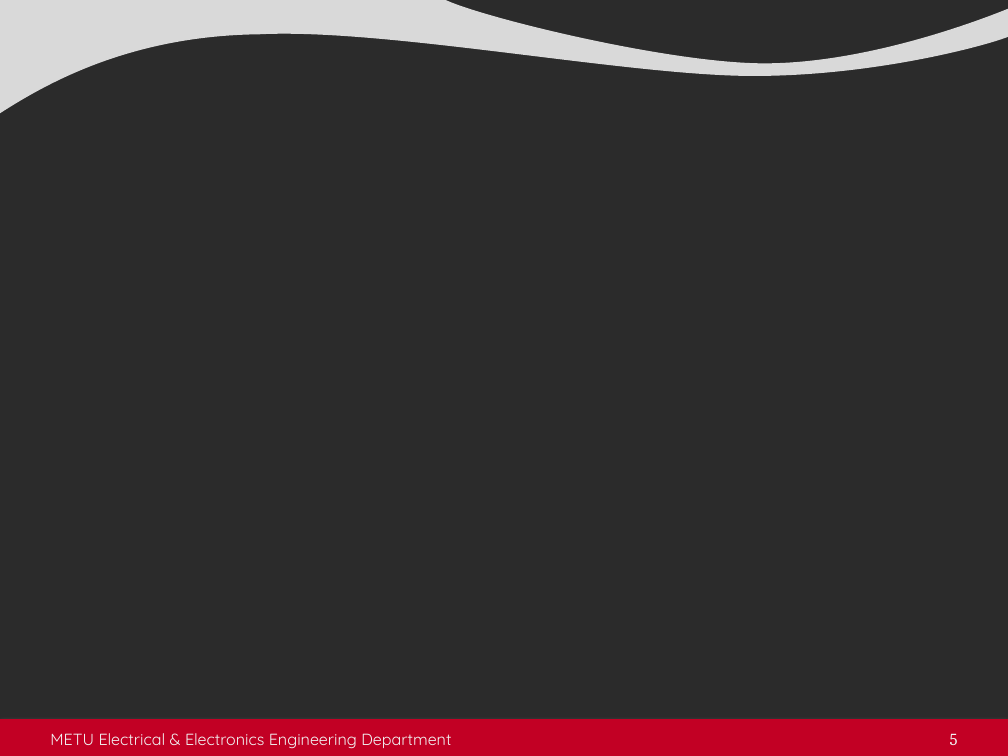
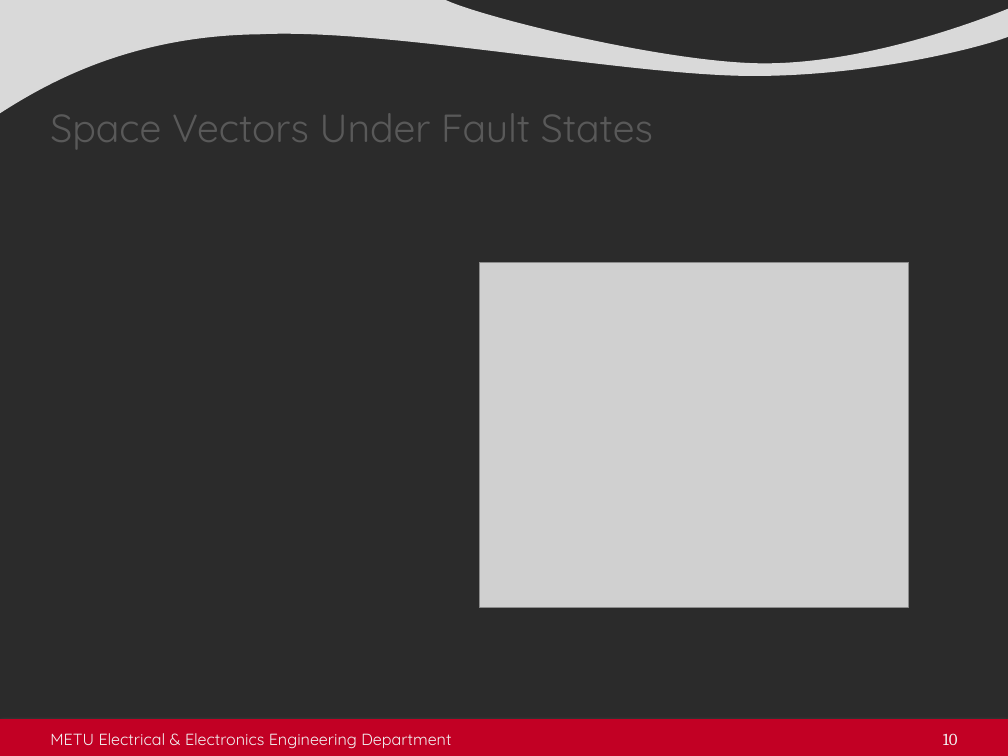
Before and after one commit to ahmetcan-akuz/Thesis, a slide deck: slide 10 of Seminar/metu_eee_seminar_presentation.pptx (slide 5 before the commit). Drawn at 1008x756 pixels with LibreOffice and Linux fonts; fonts in the diff are those of the drawing; grey boxes stand for pictures; background and template pictures are left out; a plain dark background stands for a picture behind light text. Boxes give left, top, right and bottom in pixels: in the first picture for what was removed or moved away, otherwise in the second. Text is boxed around its words. In the diff, an @@ line names an element or a change of style, - is before the commit and + after.

```diff
--- a/Seminar/metu_eee_seminar_presentation.pptx
+++ b/Seminar/metu_eee_seminar_presentation.pptx
@@ title added at <box>50,113,653,149</box>, 28 pt, text #595959 @@
+Space Vectors Under Fault States
@@ picture added at <box>480,262,909,607</box> @@
@@ page number at <box>943,733,958,745</box>: text changed @@
-5
+10
```
Also in this commit, not shown: 3 other slides changed, 10 slides added, 1 slide removed, 4 other files.
